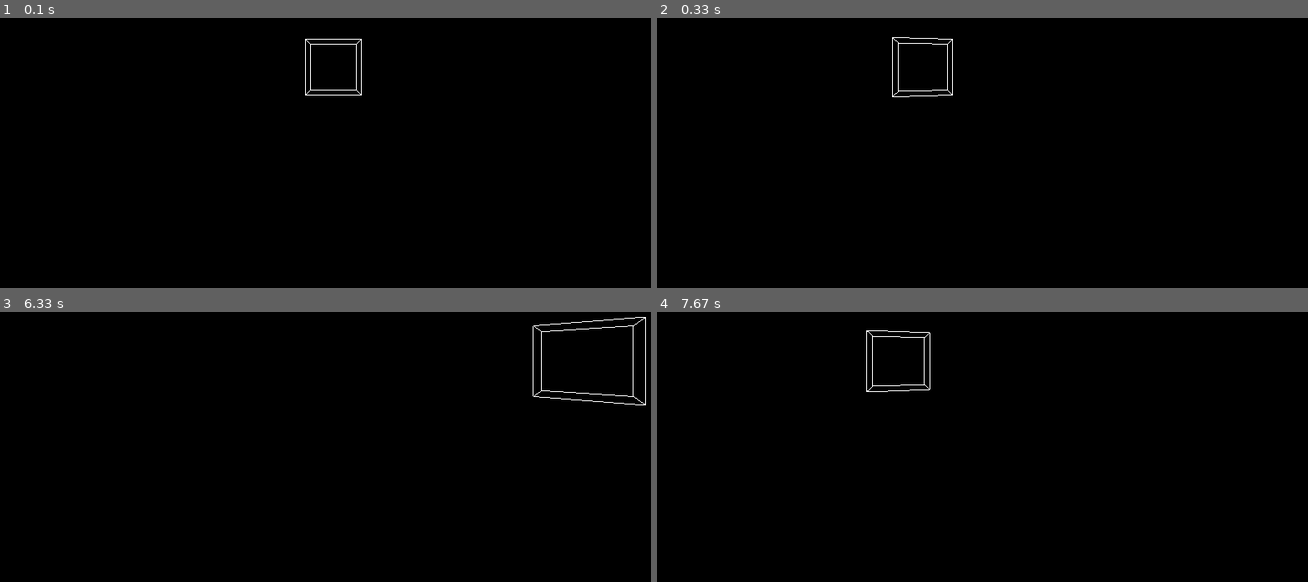
Above: before the commit, frames 1-4 (two rows, left to right).
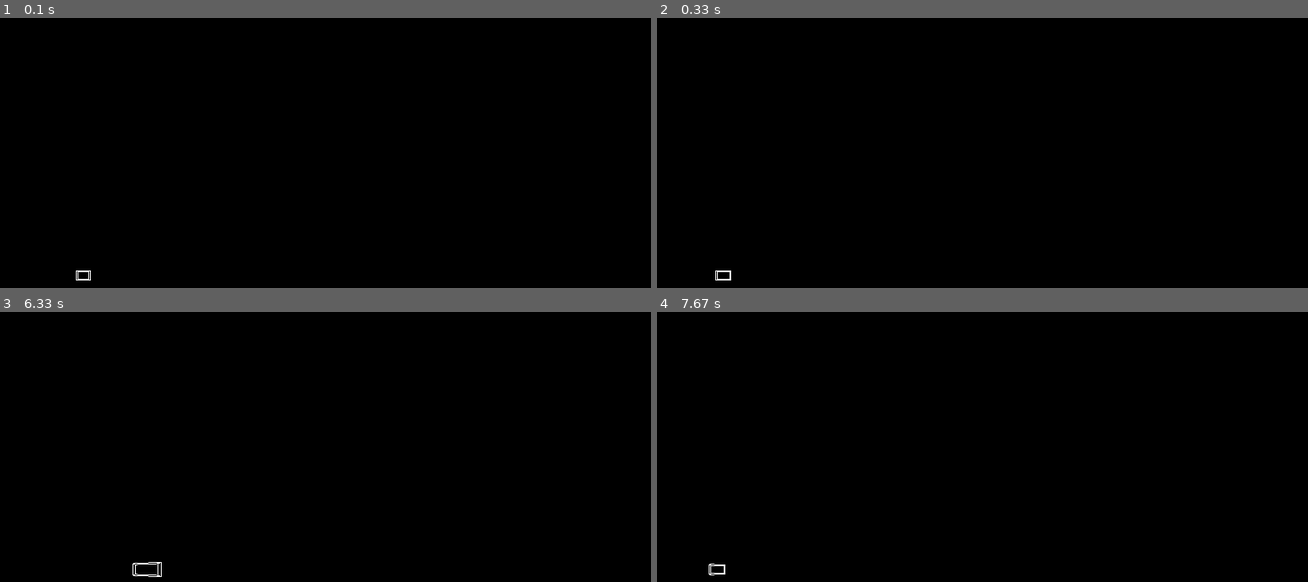
Above: after the commit, the same moments.

Repository: shaaryuval2006/image_project
Game: pygame game, started from examples/cube_opengl.py
The game is run twice, just before and just after one commit, with the same random seed, the same clock (stepped at 60 frames per second) and the same inputs.
Inputs:
- Up to frame 1 (0.1 s): no input
- Up to frame 2 (0.33 s): no input
- Up to frame 3 (6.33 s): no input
- Up to frame 4 (7.67 s): no input

The runs differ from the first frame. In frame 1, 0.2% of the frame differs, in the area x 11-56%, y 7-98%; in frame 2, 0.3%; in frame 3, 0.4%, in the area x 20-100%, y 1-99%; in frame 4, 0.3%.

Commit message:
with example

Diff:
--- a/examples/cube_opengl.py
+++ b/examples/cube_opengl.py
@@ -48,7 +48,7 @@
     glMatrixMode(GL_PROJECTION)
     glLoadIdentity()
     gluPerspective(90, (display[0] / display[1]), 0.1, 50.0)
-
+    reshape(200,100)
 
 
     clock = pygame.time.Clock()
@@ -72,7 +72,8 @@
         pygame.display.flip()
         clock.tick(10)  # Limit to 60 frames per second
 
-
+def reshape(w, h):
+    glViewport(0, 0, w, h)
 def main2():
     pygame.init()
     display = (800, 600)
--- a/master/screen_client.py
+++ b/master/screen_client.py
@@ -53,6 +53,7 @@
     def draw_scene(self):
         glEnable(GL_DEPTH_TEST)
         glClear(GL_COLOR_BUFFER_BIT | GL_DEPTH_BUFFER_BIT)
+        self.reshape(800,600)
         #glLoadIdentity()
         if self.scene:
             glPushMatrix()
@@ -62,8 +63,8 @@
 
         pygame.display.flip()
 
-    def reshape(w, h):
-        glViewport(0, 0, 800, 600)
+    def reshape(self, w, h):
+        glViewport(0, 0, w, h)
 
     def receive_server_actions(self):
         self.server_socket.connect((self.server_ip, self.server_port))
